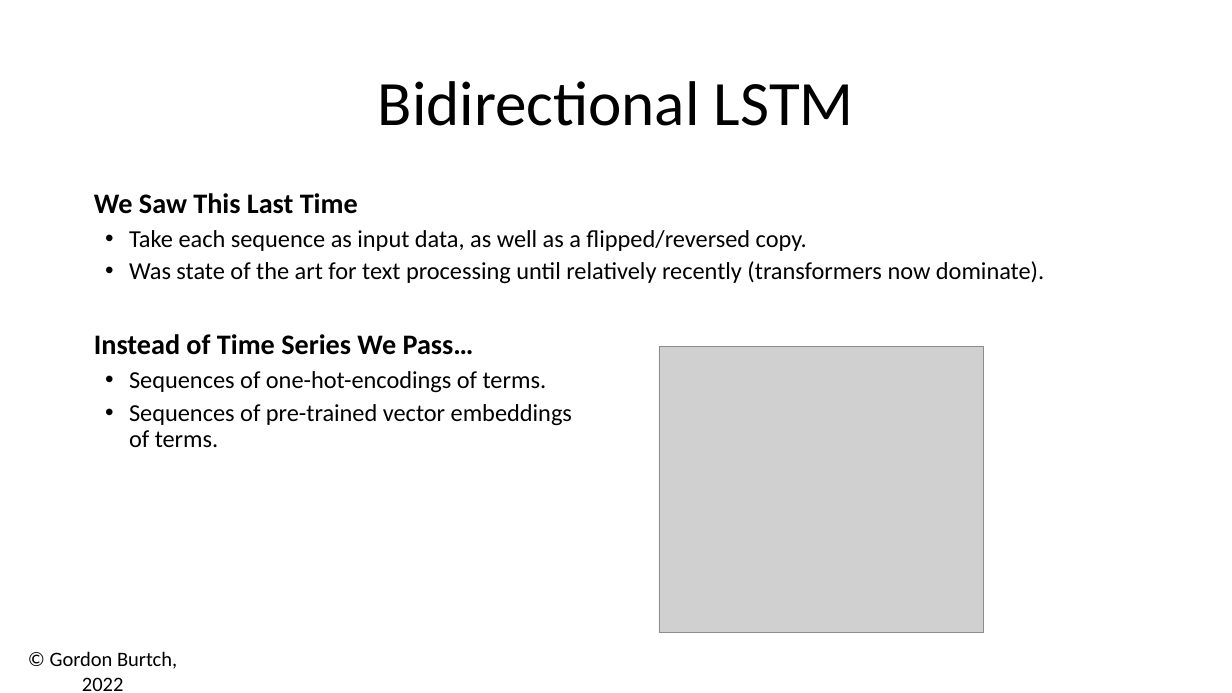
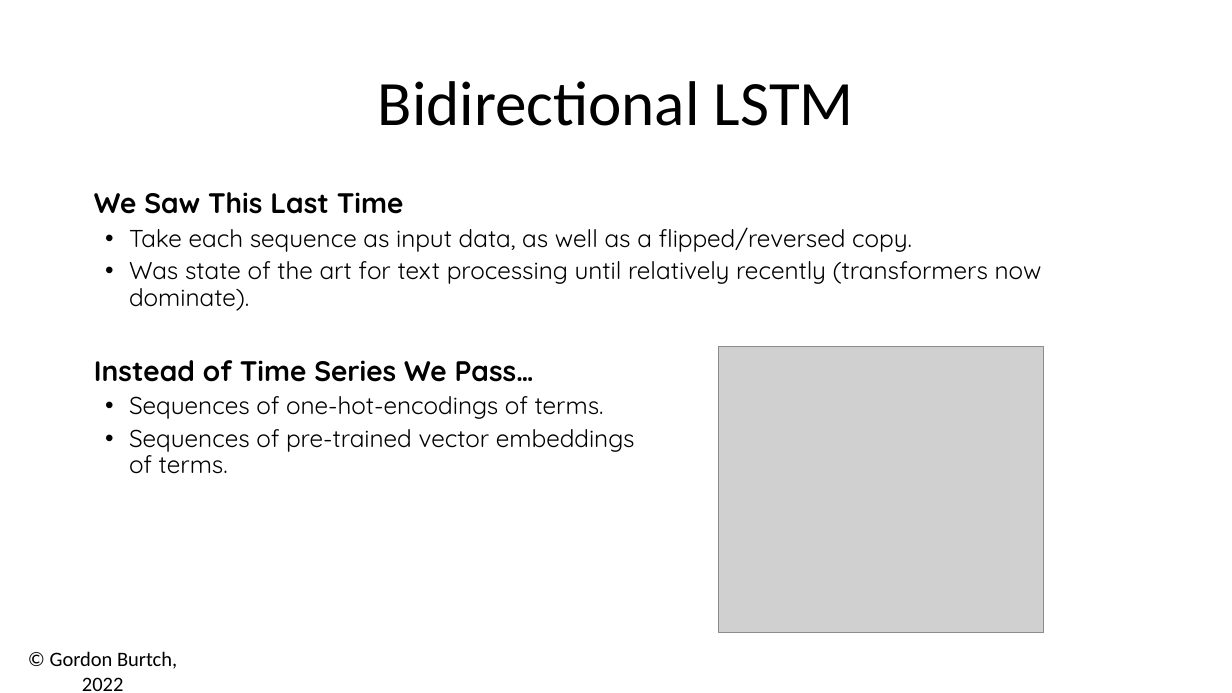
Before and after one commit to gburtch/NYU---ModernAI, a slide deck: slide 7 of Session 6/06b - RNNs for Text.pptx. Drawn at 1232x693 pixels with LibreOffice and Linux fonts; fonts in the diff are those of the drawing; grey boxes stand for pictures. Boxes give left, top, right and bottom in pixels: in the first picture for what was removed or moved away, otherwise in the second. Text is boxed around its words. In the diff, an @@ line names an element or a change of style, - is before the commit and + after.

```diff
--- a/Session 6/06b - RNNs for Text.pptx
+++ b/Session 6/06b - RNNs for Text.pptx
@@ text "We Saw This Last Time" at (x1=94, y1=192, x2=1042, y2=474): font Calibri to Quicksand @@
@@ picture moved from (x1=659, y1=347, x2=983, y2=633) to (x1=718, y1=347, x2=1043, y2=633) @@
```
Also in this commit, not shown: 2 other slides changed, 7 slides added, 26 other files.
